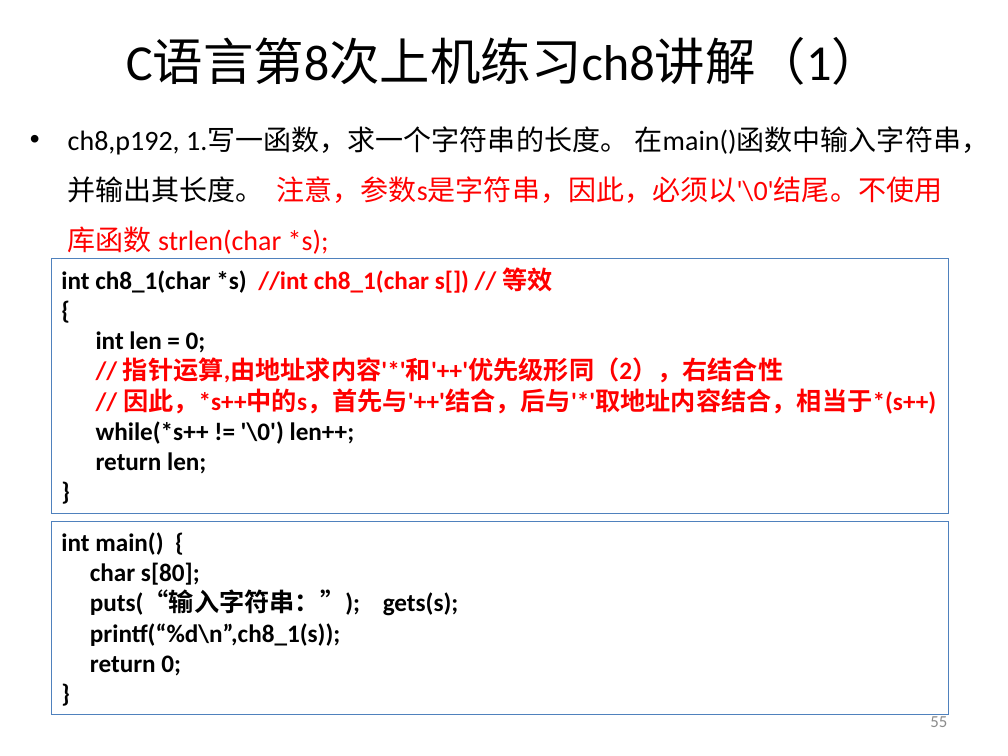
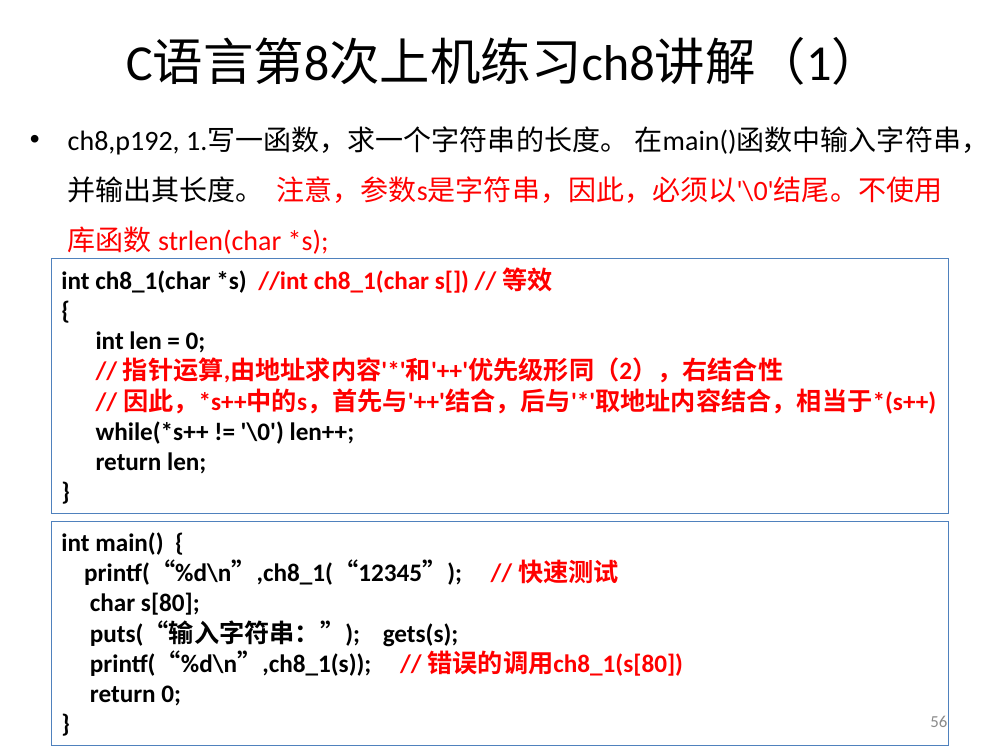
Before and after one commit to jtrfid/C-Repositories, a slide deck: slide 56 of 2016/上机安排.pptx (slide 55 before the commit). Drawn at 1008x756 pixels with LibreOffice and Linux fonts; fonts in the diff are those of the drawing. Boxes give left, top, right and bottom in pixels: in the first picture for what was removed or moved away, otherwise in the second. Text is boxed around its words. In the diff, an @@ line names an element or a change of style, - is before the commit and + after.

```diff
--- a/2016/上机安排.pptx
+++ b/2016/上机安排.pptx
@@ rectangle "int main() {": place and size @@
-rectangle "int main() {" at [51, 521, 949, 715]
+rectangle "int main() {" at [51, 521, 949, 745]
@@ text in rectangle at [84, 559, 619, 585]: paragraph added @@
+printf(“%d\n”,ch8_1(“12345”); // 快速测试
@@ text in rectangle at [90, 650, 683, 676]: text changed @@
-printf(“%d\n”,ch8_1(s));
+printf(“%d\n”,ch8_1(s)); // 错误的调用ch8_1(s[80])
@@ page number at [930, 716, 947, 727]: text changed @@
-55
+56
```
Also in this commit, not shown: 4 other slides changed, 3 slides added, 12 other files.
